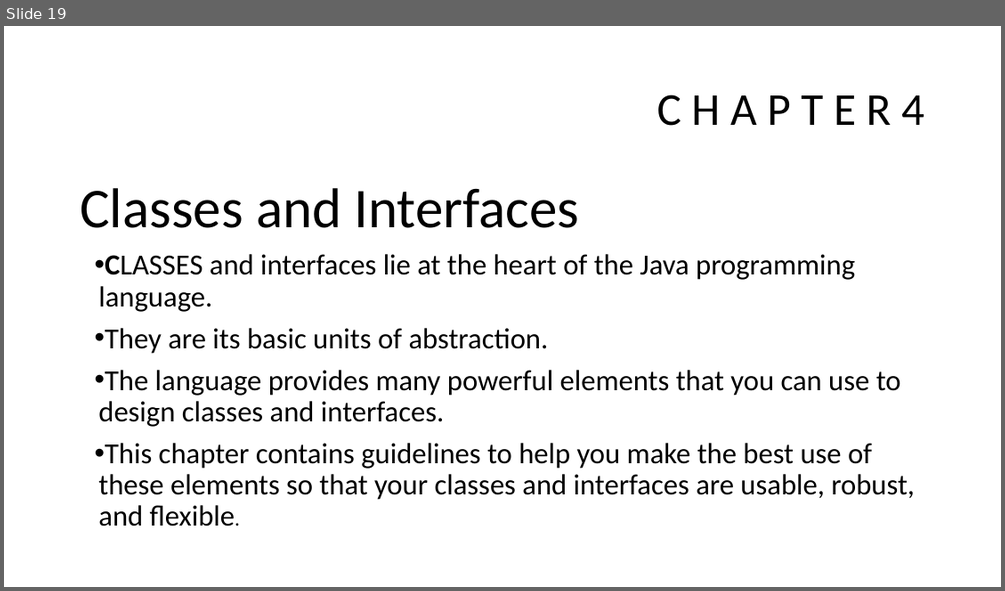
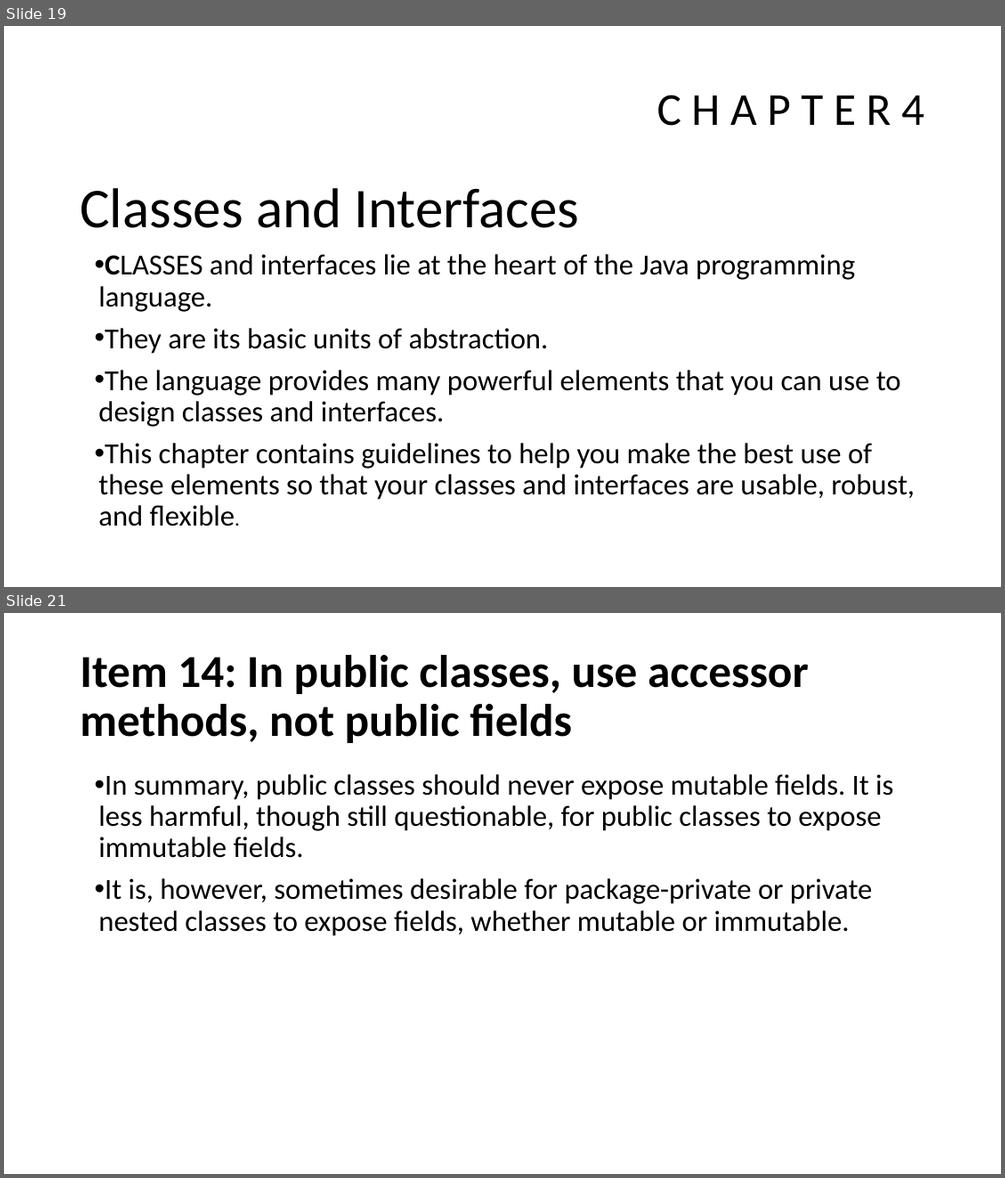
Before and after one commit to javamaster-llc/effective-java-examples-master, a slide deck: Study of Effective Java™.pptx. Shown one above the other, each under a label of ours: slide 19 before the commit, slides 19 and 21 after it; the slides between them are not shown. The pictures are 1005x591 and 1005x1178 pixels, drawn with LibreOffice and Linux fonts; fonts in the diff are those of the drawing. Boxes give left, top, right and bottom in pixels: in the first picture for what was removed or moved away, otherwise in the second. Text is boxed around its words. In the diff, an @@ line names an element or a change of style, - is before the commit and + after.

```diff
--- a/Study of Effective Java™.pptx
+++ b/Study of Effective Java™.pptx
@@ slide 21 added at bbox=[4, 613, 1001, 1174], background #FFFFFF @@
@@ title added at bbox=[80, 655, 809, 743], 44 pt, text #000000, bold @@
+Item 14: In public classes, use accessor methods, not public fields
@@ text added at bbox=[98, 774, 893, 936], 28 pt, text #000000 @@
+• In summary, public classes should never expose mutable fields. It is less harmful, though still questionable, for public classes to expose immutable fields.
+• It is, however, sometimes desirable for package-private or private nested classes to expose fields, whether mutable or immutable.
```
Also in this commit, not shown: 3 other slides added.
